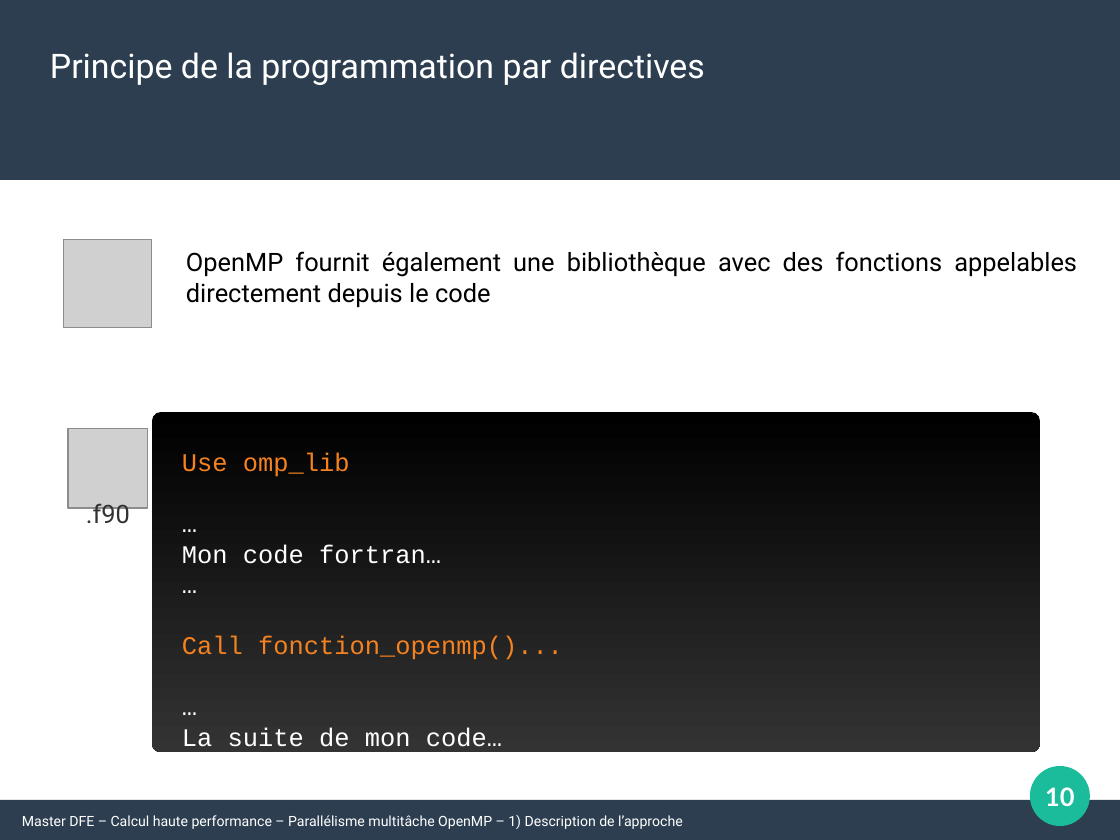
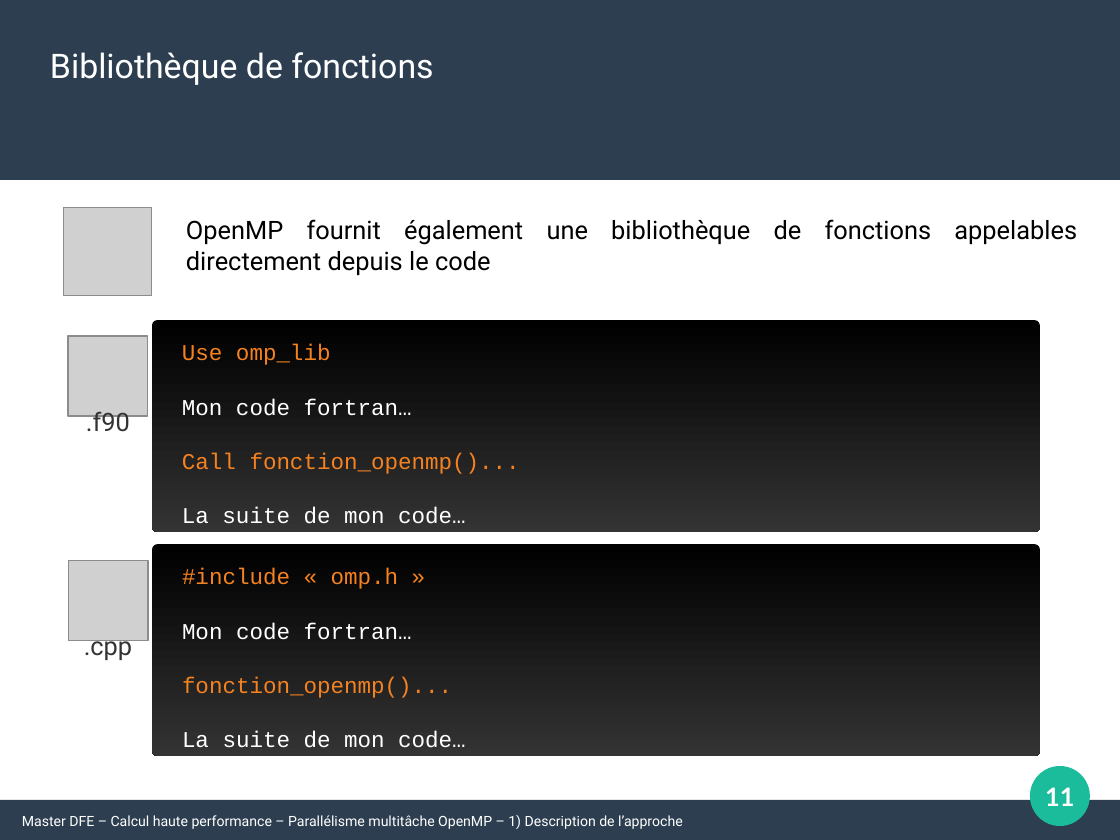
Before and after one commit to Maison-de-la-Simulation/HPC-DFE-Paris-Saclay, a slide deck: slide 11 of support/OpenMP.odp (slide 10 before the commit). Drawn at 1120x840 pixels with LibreOffice and Linux fonts; fonts in the diff are those of the drawing; grey boxes stand for pictures. Boxes give left, top, right and bottom in pixels: in the first picture for what was removed or moved away, otherwise in the second. Text is boxed around its words. In the diff, an @@ line names an element or a change of style, - is before the commit and + after.

Commit message:
Update openMP courses

```diff
--- a/support/OpenMP.odp
+++ b/support/OpenMP.odp
@@ text at (50, 52, 433, 85): text changed @@
-Principe de la programmation par directives
+Bibliothèque de fonctions
@@ picture: place and size @@
-picture at (64, 240, 152, 328)
+picture at (64, 208, 152, 297)
@@ text at (186, 219, 1077, 275): text changed @@
-OpenMP fournit également une bibliothèque avec des fonctions appelables directement depuis le code
+OpenMP fournit également une bibliothèque de fonctions appelables directement depuis le code
@@ rounded rectangle added at (152, 320, 1041, 533), fill gradient #000000 to #333333 @@
@@ picture: place and size @@
-picture at (68, 428, 148, 508)
+picture at (68, 336, 148, 417)
@@ text at (182, 344, 520, 524): paragraph removed @@
-…
@@ text at (182, 344, 520, 524): paragraph removed @@
-…
@@ text at (182, 344, 520, 524): paragraph removed @@
-…
@@ text at (182, 344, 520, 524): paragraph removed @@
-…
@@ text "Use omp_lib": place and size @@
-text "Use omp_lib" at (182, 453, 563, 754)
+text "Use omp_lib" at (182, 344, 520, 524)
@@ text "Use omp_lib" at (182, 344, 520, 524): size 18 to 16 pt @@
@@ text ".f90": place and size @@
-text ".f90" at (86, 503, 130, 523)
+text ".f90" at (86, 411, 130, 431)
@@ picture added at (68, 560, 148, 640) @@
@@ rounded rectangle: place and size @@
-rounded rectangle at (152, 413, 1041, 753)
+rounded rectangle at (152, 545, 1041, 757)
@@ text added at (182, 568, 466, 748), 16 pt, text #F58220 @@
+#include « omp.h »
+Mon code fortran…
+fonction_openmp()...
+La suite de mon code…
@@ text added at (84, 640, 132, 661), 18 pt, text #333333 @@
+.cpp
@@ page number at (1045, 787, 1074, 806): text changed @@
-10
+11
```
Also in this commit, not shown: 19 other slides changed, 22 slides added, 7 other files.
